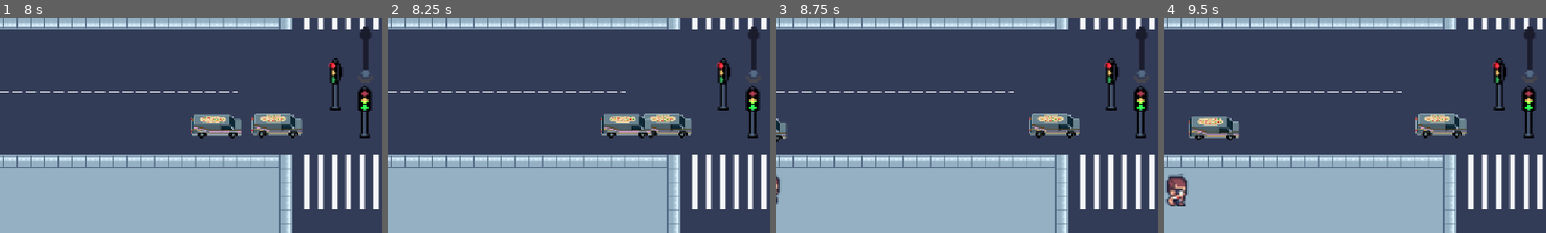
Above: before the commit, frames 1-4 (left to right).
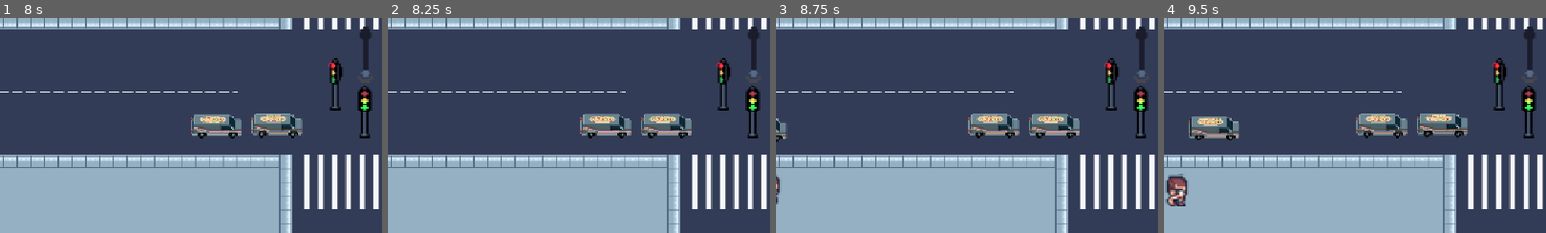
Above: after the commit, the same moments.

Repository: lafgo-fc/game-jam-repoooo
Game: Godot game, scene res://scne/test_one.tscn
The game is run twice, just before and just after one commit, with the same random seed, the same clock (stepped at 60 frames per second) and the same inputs.
Inputs:
- Up to frame 1 (8 s): tap Enter (ui_accept) at 0.5, 0.77, 1.25, 1.52, 3.02, 3.77, 4.52, 6.02, 6.77, 7.52 s; hold R (traffic control right and left) from 0.53 s (still down)
- Up to frame 2 (8.25 s): keep holding R (traffic control right and left)
- Up to frame 3 (8.75 s): keep holding R (traffic control right and left)
- Up to frame 4 (9.5 s): keep holding R (traffic control right and left); tap Enter (ui_accept) at 9.02 s
The pictures show only the part of the screen within x 0-50%, y 38-88%; the shares and areas given below are measured in that part.

Frame 1 is identical in both runs. In frame 2, 2.1% of the frame differs, in the area x 50-80%, y 44-56%; in frame 3, 1.8%; in frame 4, 2.1%.

Commit message:
fixed cars collider

Diff:
--- a/scne/car.tscn
+++ b/scne/car.tscn
@@ -146,6 +146,6 @@
 sprite_frames = SubResource("SpriteFrames_s7wsd")
 animation = &"pizza car"
 
-[node name="CollisionShape2D" type="CollisionShape2D" parent="AnimatedSprite2D" unique_id=1023565779]
-position = Vector2(1, -1)
+[node name="CollisionShape2D" type="CollisionShape2D" parent="." unique_id=1023565779]
+position = Vector2(4, 1)
 shape = SubResource("RectangleShape2D_s7wsd")
